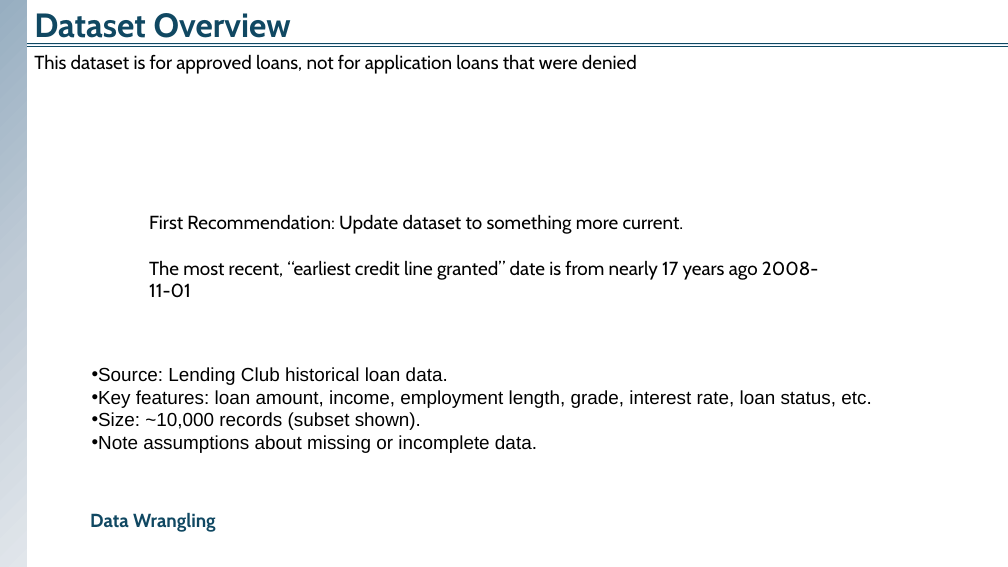
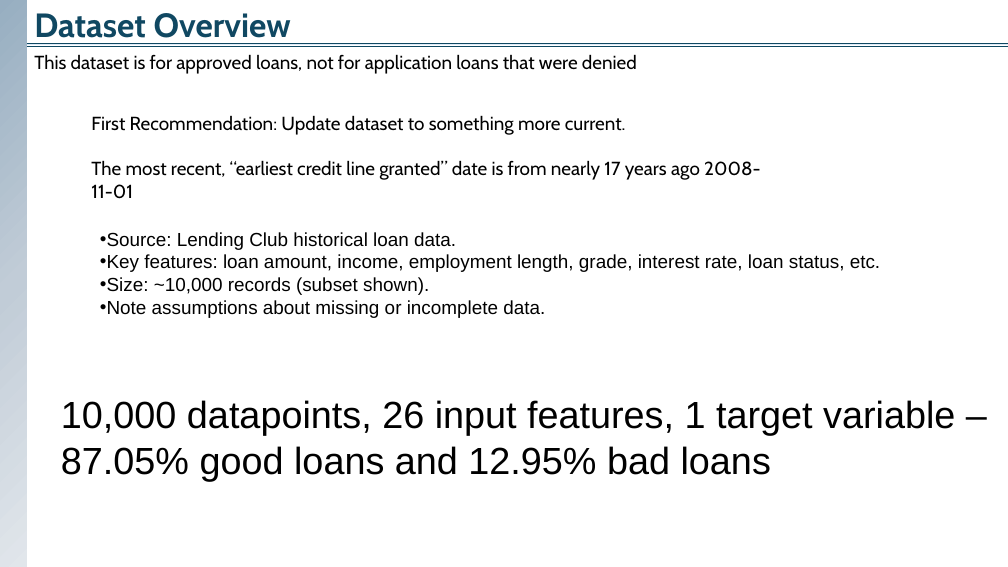
Before and after one commit to 37signals37/lending_club, a slide deck: slide 4 of Maximizing Profit for Lending Club.pptx. Drawn at 1008x567 pixels with LibreOffice and Linux fonts; fonts in the diff are those of the drawing. Boxes give left, top, right and bottom in pixels: in the first picture for what was removed or moved away, otherwise in the second. Text is boxed around its words. In the diff, an @@ line names an element or a change of style, - is before the commit and + after.

Commit message:
initial data validation setup; began validation schema

```diff
--- a/Maximizing Profit for Lending Club.pptx
+++ b/Maximizing Profit for Lending Club.pptx
@@ text "First Recommendation: Update dataset to ...": place and size @@
-text "First Recommendation: Update dataset to ..." at <box>149,214,818,298</box>
+text "First Recommendation: Update dataset to ..." at <box>91,115,760,199</box>
@@ text "Source: Lending Club historical loan ...": place and size @@
-text "Source: Lending Club historical loan ..." at <box>92,367,871,453</box>
+text "Source: Lending Club historical loan ..." at <box>100,232,880,318</box>
@@ text added at <box>61,400,955,481</box>, 36 pt, text #000000 @@
+10,000 datapoints, 26 input features, 1 target variable – 87.05% good loans and 12.95% bad loans
@@ text removed at <box>90,512,216,532</box> @@
-Data Wrangling
```
Also in this commit, not shown: 1 slide added, 2 other files.
